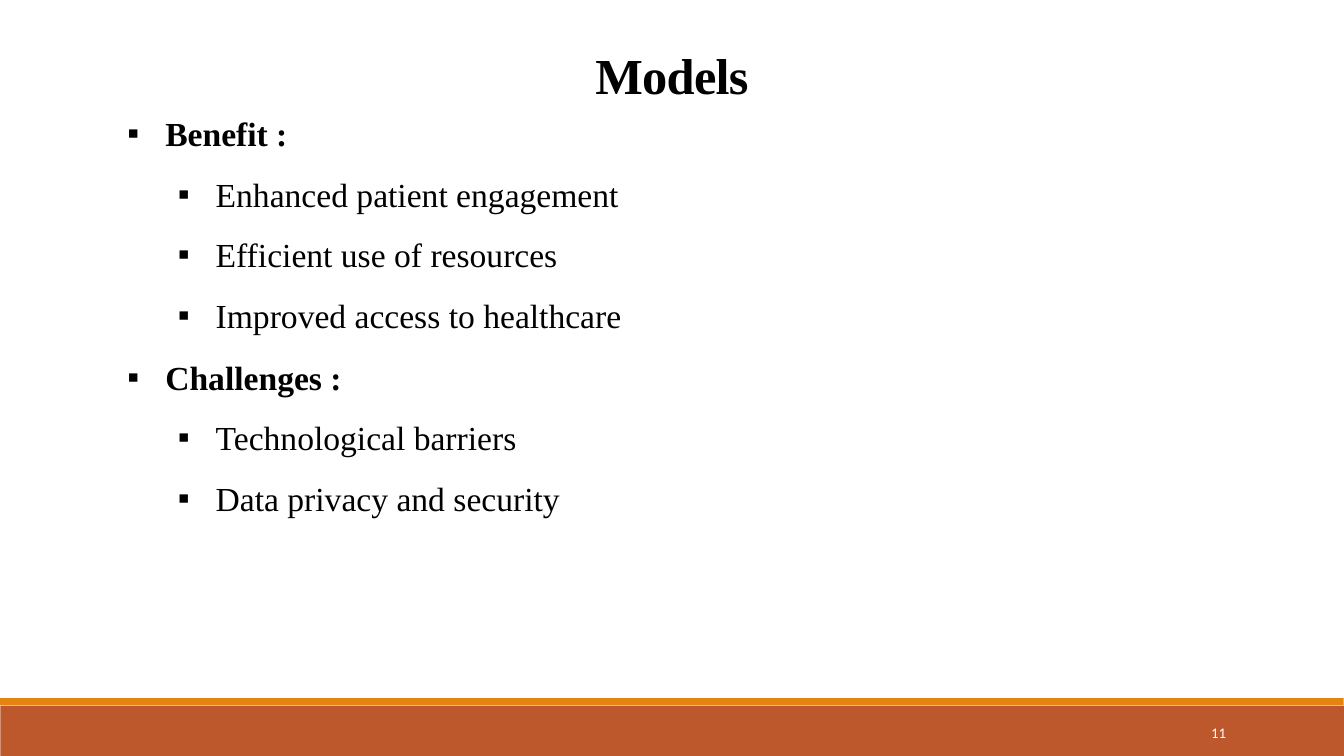
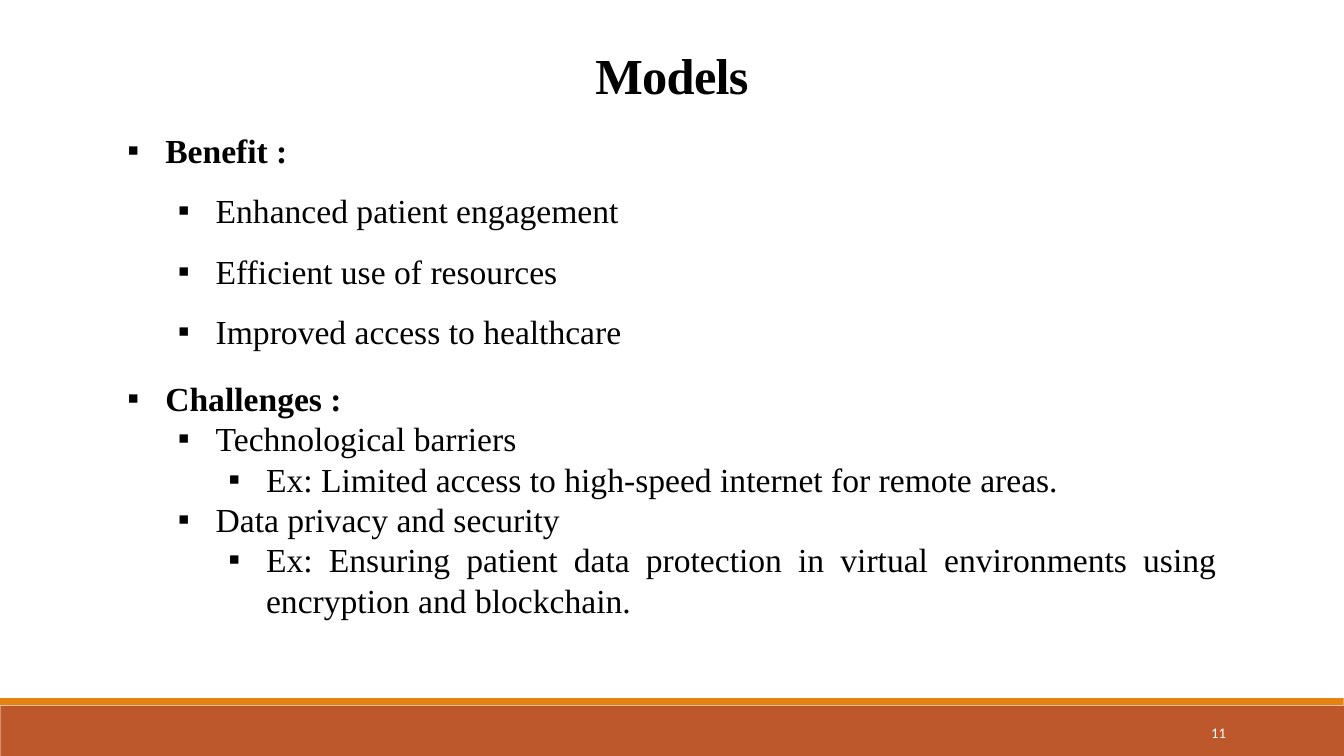
Before and after one commit to Devjethva1111/Metaverse-in-Healthcare, a slide deck: slide 11 of Seminar PPT/23MDS003 - Seminar.pptx. Drawn at 1344x756 pixels with LibreOffice and Linux fonts; fonts in the diff are those of the drawing. Boxes give left, top, right and bottom in pixels: in the first picture for what was removed or moved away, otherwise in the second. Text is boxed around its words. In the diff, an @@ line names an element or a change of style, - is before the commit and + after.

```diff
--- a/Seminar PPT/23MDS003 - Seminar.pptx
+++ b/Seminar PPT/23MDS003 - Seminar.pptx
@@ text "Benefit :": place and size @@
-text "Benefit :" at box(165, 122, 621, 334)
+text "Benefit :" at box(165, 139, 621, 351)
@@ text "Challenges :": place and size @@
-text "Challenges :" at box(165, 366, 559, 517)
+text "Challenges :" at box(165, 387, 1216, 619)
@@ text at box(165, 387, 559, 538): line spacing 1.5 to 1 @@
@@ text at box(266, 468, 1057, 498): paragraph added @@
+    ▪ Ex: Limited access to high-speed internet for remote areas.
@@ text at box(266, 548, 1216, 619): paragraph added @@
+    ▪ Ex: Ensuring patient data protection in virtual environments using encryption and blockchain.
```
Also in this commit, not shown: 13 other slides changed, 1 slide added, 2 other files.
